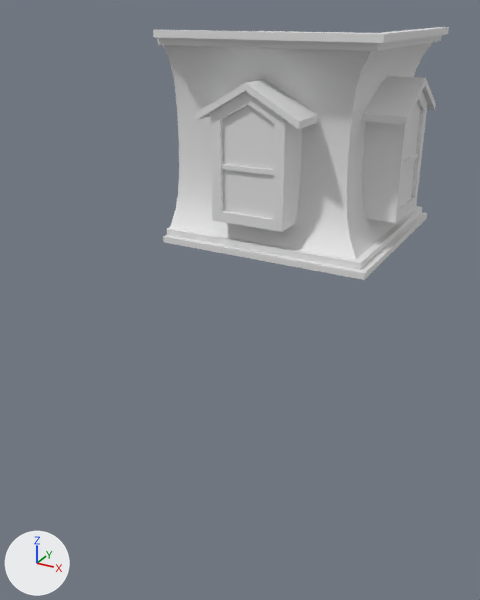
One commit to the FBX model Assets/02 Models/BuildingBlocks/BlockModels/RoofCornerWindow.fbx: the scene before it, then after it.
The view is the same before and after, from a 50 mm lens placed at (2.39, -3.2, 2.59), pointed at (0.82, -0.34, 1.16). Lighting does not change. The marker at lower left points along +X, +Y and +Z. Where no turn or scale is listed for an object, it has been applied to the vertices.

In view in the first picture: 'RoofCornerWindow'.
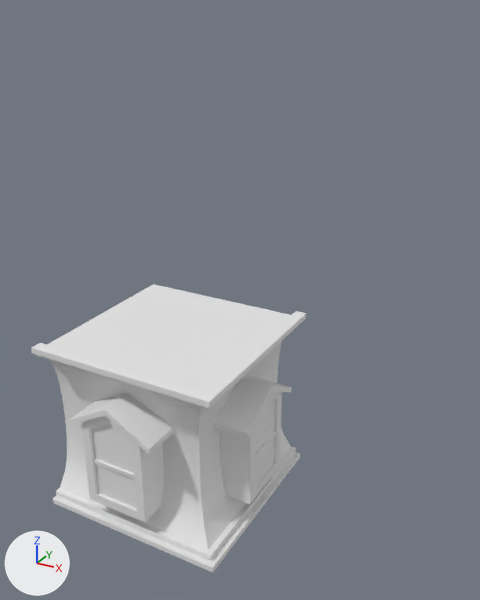
Changed parts and their boxes (x1, y1, x2, y2) in the pictures (480 x 600 px):
'RoofCornerWindow', reshaped, moved: before (153, 27, 449, 280); after (48, 341, 291, 550)
'Roof', added: after (47, 284, 291, 392)
'BottomTrim', added: after (53, 447, 300, 573)
'TopTrim', added: after (31, 311, 306, 409)
'WindowFrame1', added: after (81, 416, 164, 522)
'WindowFrame2', added: after (219, 392, 282, 504)
'WindowRoof1', added: after (68, 393, 173, 455)
'Window1', added: after (92, 423, 136, 508)
'WindowRoof2', added: after (213, 378, 291, 439)
'Window2', added: after (254, 400, 275, 486)
'Windowbrace1', added: after (93, 459, 134, 478)
'WindowBrace2', added: after (255, 430, 276, 458)
part 1 of me_mesh, deleted: before (362, 91, 428, 223)
part 2 of me_mesh, deleted: before (210, 92, 302, 232)
part 3 of me_mesh, deleted: before (361, 76, 436, 125)
part 4 of me_mesh, deleted: before (196, 79, 318, 129)
part 5 of me_mesh, deleted: before (153, 27, 449, 280)

What changed in the scene script:
```text
Change me_mesh:
    remove me_mesh.from_pydata(...)  # 177 vertices, 134 faces; spans x 0.0..1.101, y -1.101..0.0, z 0.0..1.0
    add me_mesh.from_pydata(...)  # 36 vertices, 22 faces; spans x 0.0..1.0, y -1.0..0.0, z 0.062..0.938
    me_mesh part 1: the loose piece of 35 vertices spanning x 0.84..1.078, y -0.699..-0.331, z 0.163..0.768 is deleted
    me_mesh part 2: the loose piece of 35 vertices spanning x 0.301..0.669, y -1.078..-0.84, z 0.163..0.768 is deleted
    me_mesh part 3: the loose piece of 12 vertices spanning x 0.831..1.101, y -0.763..-0.257, z 0.627..0.8 is deleted
    me_mesh part 4: the loose piece of 12 vertices spanning x 0.237..0.743, y -1.101..-0.831, z 0.627..0.8 is deleted
    me_mesh part 5
    47 vertices are removed from x 0.0..1.064, y -1.064..0.0, z 0.0..1.0
    36 faces are deleted
Add me_mesh_010:
    me_mesh_010.from_pydata([(1.06, -0.515, 0.213), (1.06, -0.381, 0.213), (1.06, -0.381, 0.639), (1.06, -0.51, 0.711), (1.06, -0.649, 0.634), (1.06, -0.649, 0.213), (1.06, -0.513, 0.415), (1.06, -0.512, 0.436), (1.06, -0.381, 0.415), (1.06, -0.381, 0.437), (1.06, -0.649, 0.435), (1.06, -0.649, 0.413)], [], [(7, 3, 4, 10), (11, 5, 0, 6), (2, 3, 7, 9), (0, 1, 8, 6)])
Add me_mesh_001:
    me_mesh_001.from_pydata([(0.0, 0.0, 0.969), (1.0, 0.0, 0.969), (1.0, -1.0, 0.969), (0.0, -1.0, 0.969)], [], [(3, 2, 1, 0)])
Add me_mesh_006:
    me_mesh_006.from_pydata([(0.485, -1.06, 0.213), (0.619, -1.06, 0.213), (0.619, -1.06, 0.639), (0.49, -1.06, 0.711), (0.351, -1.06, 0.634), (0.351, -1.06, 0.213), (0.487, -1.06, 0.413), (0.488, -1.06, 0.436), (0.619, -1.06, 0.415), (0.619, -1.06, 0.437), (0.351, -1.06, 0.435), (0.351, -1.06, 0.413)], [], [(7, 3, 4, 10), (11, 5, 0, 6), (2, 3, 7, 9), (0, 1, 8, 6)])
Change ob_roofcornerwindow:
    ob_roofcornerwindow.location: (0.5, 0.5, 1.5) -> (0.0, 0.0, 0.0)
Add ob_window2:
    ob_window2 = bpy.data.objects.new('Window2', me_mesh_010)
    ob_window2.location = (0.0, 0.0, 0.0)
Add ob_windowbrace1:
    ob_windowbrace1 = bpy.data.objects.new('Windowbrace1', me_mesh_007)  # 12 vertices, 6 faces; spans x 0.351..0.619, y -1.072..-1.06, z 0.413..0.437
    ob_windowbrace1.location = (0.0, 0.0, 0.0)
Add ob_windowframe2:
    ob_windowframe2 = bpy.data.objects.new('WindowFrame2', me_mesh_008)  # 27 vertices, 20 faces; spans x 0.84..1.078, y -0.699..-0.331, z 0.163..0.768
    ob_windowframe2.location = (0.0, 0.0, 0.0)
Add ob_windowframe1:
    ob_windowframe1 = bpy.data.objects.new('WindowFrame1', me_mesh_004)  # 27 vertices, 20 faces; spans x 0.301..0.669, y -1.078..-0.84, z 0.163..0.768
    ob_windowframe1.location = (0.0, 0.0, 0.0)
Add ob_windowroof1:
    ob_windowroof1 = bpy.data.objects.new('WindowRoof1', me_mesh_005)  # 12 vertices, 8 faces; spans x 0.237..0.743, y -1.101..-0.831, z 0.627..0.8
    ob_windowroof1.location = (0.0, 0.0, 0.0)
Add ob_roof:
    ob_roof = bpy.data.objects.new('Roof', me_mesh_001)
    ob_roof.location = (0.0, 0.0, 0.0)
Add ob_window1:
    ob_window1 = bpy.data.objects.new('Window1', me_mesh_006)
    ob_window1.location = (0.0, 0.0, 0.0)
Add ob_bottomtrim:
    ob_bottomtrim = bpy.data.objects.new('BottomTrim', me_mesh_003)  # 23 vertices, 15 faces; spans x 0.0..1.064, y -1.064..0.0, z 0.0..0.062
    ob_bottomtrim.location = (0.0, 0.0, 0.0)
Add ob_toptrim:
    ob_toptrim = bpy.data.objects.new('TopTrim', me_mesh_002)  # 29 vertices, 20 faces; spans x 0.0..1.064, y -1.064..0.0, z 0.937..1.0
    ob_toptrim.location = (0.0, 0.0, 0.0)
Add ob_windowbrace2:
    ob_windowbrace2 = bpy.data.objects.new('WindowBrace2', me_mesh_011)  # 12 vertices, 6 faces; spans x 1.06..1.072, y -0.649..-0.381, z 0.413..0.437
    ob_windowbrace2.location = (0.0, 0.0, 0.0)
Add ob_windowroof2:
    ob_windowroof2 = bpy.data.objects.new('WindowRoof2', me_mesh_009)  # 12 vertices, 8 faces; spans x 0.831..1.101, y -0.763..-0.257, z 0.627..0.8
    ob_windowroof2.location = (0.0, 0.0, 0.0)
```
